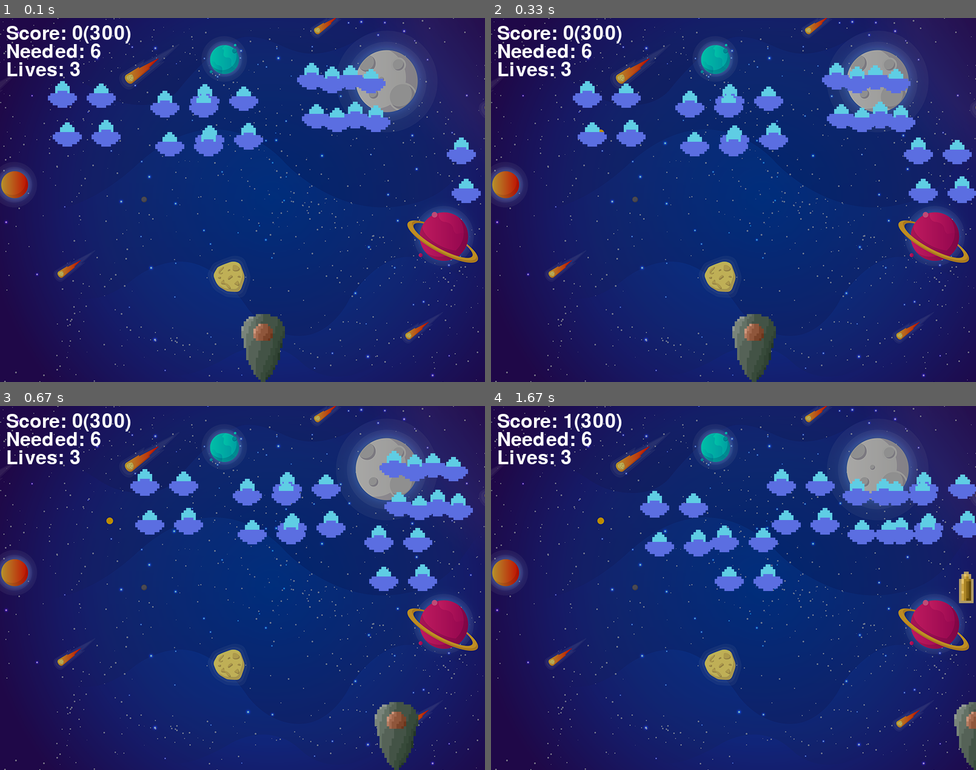
Above: before the commit, frames 1-4 (two rows, left to right).
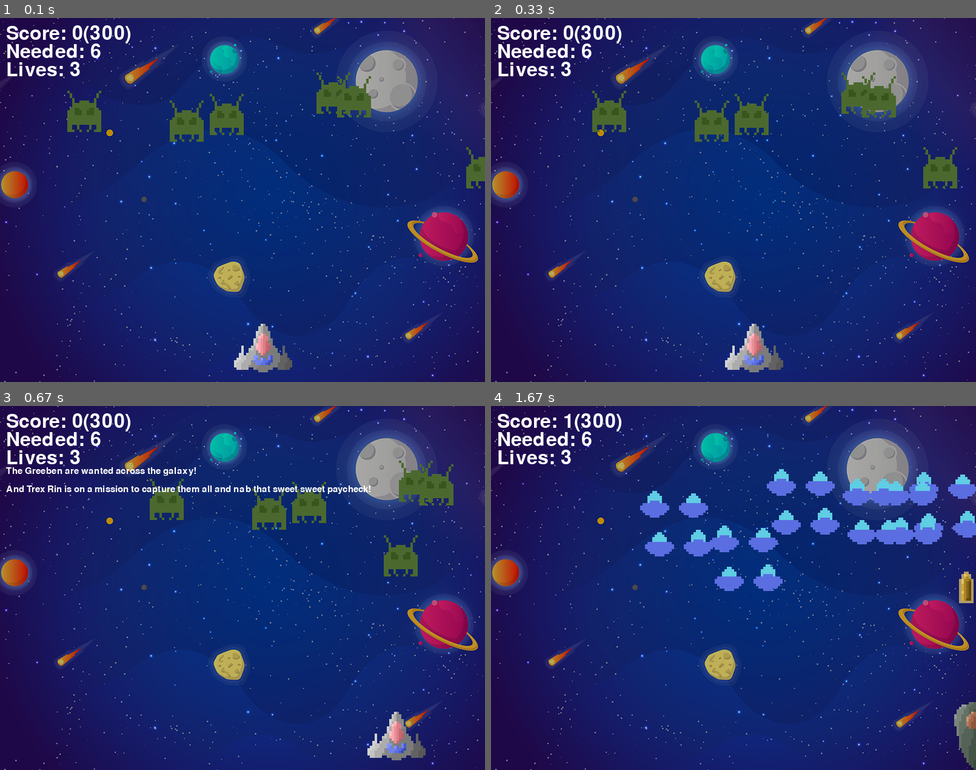
Above: after the commit, the same moments.

Repository: voidwyrm-2/Space-Hunters
Game: pygame game, started from space_hunter.py
Two runs of this game, one before a commit and one after it. Both use one fixed random seed, a clock stepped at 60 frames per second and the inputs below.
Inputs:
- Up to frame 1 (0.1 s): no input
- Up to frame 2 (0.33 s): no input
- Up to frame 3 (0.67 s): hold L from 0.33 s (still down); hold Right from 0.33 s (still down)
- Up to frame 4 (1.67 s): release L at 0.8 s; release Right at 0.8 s; hold L 0.83-1.3 s; hold Right 0.83-1.3 s; tap Space at 0.9, 1.2, 1.4 s; tap 2 at 0.98 s; hold Right from 1.33 s (still down); tap 3 at 1.48 s

The runs differ from the first frame. In frame 1, 8.6% of the frame differs, in the area x 9-100%, y 12-100%; in frame 2, 9.3%; in frame 3, 10%, in the area x 1-98%, y 12-100%; in frame 4, nothing differs.

Commit message:
added some lore stuff, and a debug class

Diff:
--- a/config.py
+++ b/config.py
@@ -64,35 +64,42 @@
 
 
 class playerClasses:
+    class shipbase:
+        sid = 'debug'
+        name = 'Gunship-SA-X'
+        lore = '''An oddly familiar ship'''
+        slore = 'An oddly familiar ship', ''
+        sdex = -1
+        asSprite = pygame.image.load('SpaceHunter-42B.png')
+        enSprite = pygame.image.load('SpaceHunter-42B.png')
+
+
     class bounty:
-        '''
-        The Greeben are wanted across the galaxy!\n
-        And Trex Rin is on a mission to capture them all and nab that sweet sweet paycheck!
-        '''
         sid = 'normal'
         name = 'Spacehunter-42B'
+        lore = '''The Greeben are wanted across the galaxy!\n
+        And Trex Rin is on a mission to capture them all and nab that sweet sweet paycheck!'''
+        slore = 'The Greeben are wanted across the galaxy!', 'And Trex Rin is on a mission to capture them all and nab that sweet sweet paycheck!'
         sdex = 0
         asSprite = pygame.image.load(PLAYER_SPRITES[sdex])
         enSprite = pygame.image.load(ENEMY_SPRITES[sdex])
 
     class police:
-        '''
-        The Tengen have escaped from Galactica Prison!\n
-        And Ho Eo is on the case in his PC-371!
-        '''
         sid = 'heavy'
         name = 'PC-371' #PC -> Police Cruiser
+        lore = '''The Tengen have escaped from Galactica Prison!\n
+        And Ho Eo is on the case in his PC-371!'''
+        slore = 'The Tengen have escaped from Galactica Prison!', 'And Ho Eo is on the case in his PC-371!'
         sdex = 1
         asSprite = pygame.image.load(PLAYER_SPRITES[sdex])
         enSprite = pygame.image.load(ENEMY_SPRITES[sdex])
 
     class trilo:
-        '''
-        Renound space adventurer Gen Han is in a bit of a situation!\n
-        His mortal enemies, the Uufoo, have found his location and they don't look too friendly!
-        '''
         sid = 'tri'
         name = 'Trinloite-J73'
+        lore = '''Renound space adventurer Gen Han is in a bit of a situation!\n
+        His mortal enemies, the Uufoo, have found his location and they don't look too friendly!'''
+        slore = 'Renound space adventurer Gen Han is in a bit of a situation!', 'His mortal enemies, the Uufoo, have found his location and they don\'t look too friendly!'
         sdex = 2
         asSprite = pygame.image.load(PLAYER_SPRITES[sdex])
         enSprite = pygame.image.load(ENEMY_SPRITES[sdex])
--- a/save.txt
+++ b/save.txt
@@ -1,10 +1,10 @@
 hscore:300
-mpoints:6
-pmode:tri
+mpoints:48
+pmode:normal
 plives:3
-px:370
+px:319
 py:480
-byc:15
-enum:6
-ex:[706, 354, 324, 736, 687, 494]
-ey:[174, 156, 183, 136, 114, 71]
+byc:18
+enum:12
+ex:[490, 634, 247, 233, 149, 696, 682, 153, 60, 399, 575, 667]
+ey:[198, 140, 144, 242, 163, 228, 150, 237, 279, 57, 272, 158]
--- a/space_hunter.py
+++ b/space_hunter.py
@@ -42,6 +42,7 @@
 playerSpeed = PLAYER_SPEED
 
 player_mode = playerClasses.bounty.sid
+player_lore = playerClasses.bounty.slore
 
 max_points = SMAX_POINTS
 high_score = 0
@@ -49,6 +50,13 @@
 # Score
 score_value = 0
 font = pygame.font.Font('freesansbold.ttf', 32)
+
+def show_lore(x,y):
+    lorefont = pygame.font.Font('freesansbold.ttf',15)
+    plore1 = lorefont.render(player_lore[0],True,(255,255,255))
+    screen.blit(plore1,(x,y))
+    plore2 = lorefont.render(player_lore[1],True,(255,255,255))
+    screen.blit(plore2,(x,y + 30))
 
 def show_score(x,y):
     score = font.render(f'Score: {score_value}({high_score})', True, (255, 255, 255))
@@ -137,6 +145,9 @@
         if distance < 49: return True
     elif player_mode == 'tri':
         if distance < 57: return True
+
+    elif player_mode == 'debug':
+        if distance < 100: return True
     return False
 
 
@@ -144,6 +155,8 @@
 should_quit = False; should_breset = False; should_creset = False
 add_score = False; VAL_TO_ADD = 1; sval_added = VAL_TO_ADD; should_mas = True
 artiloss = False
+
+showlore = False
 
 def basicreset():
     global score_value
@@ -246,11 +259,11 @@
 
     if player_lives == 0 or artiloss: game_over(); show_credits(200,350); break
 
-    if player_mode == 'normal': player_icon = playerClasses.bounty.asSprite; bullet_icon = pygame.image.load(BULLET_SPRITES[0]); enemy_sprite = playerClasses.bounty.enSprite; reloadEnemySprites(num_of_enemies)
-
-    if player_mode == 'heavy': player_icon = playerClasses.police.asSprite; bullet_icon = pygame.image.load(BULLET_SPRITES[0]); enemy_sprite = playerClasses.police.enSprite; reloadEnemySprites(num_of_enemies)
-
-    if player_mode == 'tri': player_icon = playerClasses.trilo.asSprite; bullet_icon = pygame.image.load(BULLET_SPRITES[0]); enemy_sprite = playerClasses.trilo.enSprite; reloadEnemySprites(num_of_enemies)
+    if player_mode == 'normal': player_icon = playerClasses.bounty.asSprite; bullet_icon = pygame.image.load(BULLET_SPRITES[0]); enemy_sprite = playerClasses.bounty.enSprite; reloadEnemySprites(num_of_enemies); player_lore = playerClasses.bounty.slore
+
+    if player_mode == 'heavy': player_icon = playerClasses.police.asSprite; bullet_icon = pygame.image.load(BULLET_SPRITES[0]); enemy_sprite = playerClasses.police.enSprite; reloadEnemySprites(num_of_enemies); player_lore = playerClasses.police.slore
+
+    if player_mode == 'tri': player_icon = playerClasses.trilo.asSprite; bullet_icon = pygame.image.load(BULLET_SPRITES[0]); enemy_sprite = playerClasses.trilo.enSprite; reloadEnemySprites(num_of_enemies); player_lore = playerClasses.trilo.slore
 
 
 
@@ -265,6 +278,9 @@
             #print("you preesed a key")
 
             if event.key == pygame.K_ESCAPE: should_quit = True
+
+            if event.key == pygame.K_l and not showlore: showlore = True
+            elif event.key == pygame.K_l and showlore: showlore = False
 
             #if event.key == pygame.K_r: should_breset = True
             #if event.key == pygame.K_y: should_creset = True
@@ -351,7 +367,8 @@
         score_value += sval_added
         if should_mas: sval_added *= 2
 
-    show_score(10,10)
+    if showlore: show_lore(10, 100)
+    show_score(10, 10)
     show_lives(10, 70)
 
     player(playerX, playerY)
